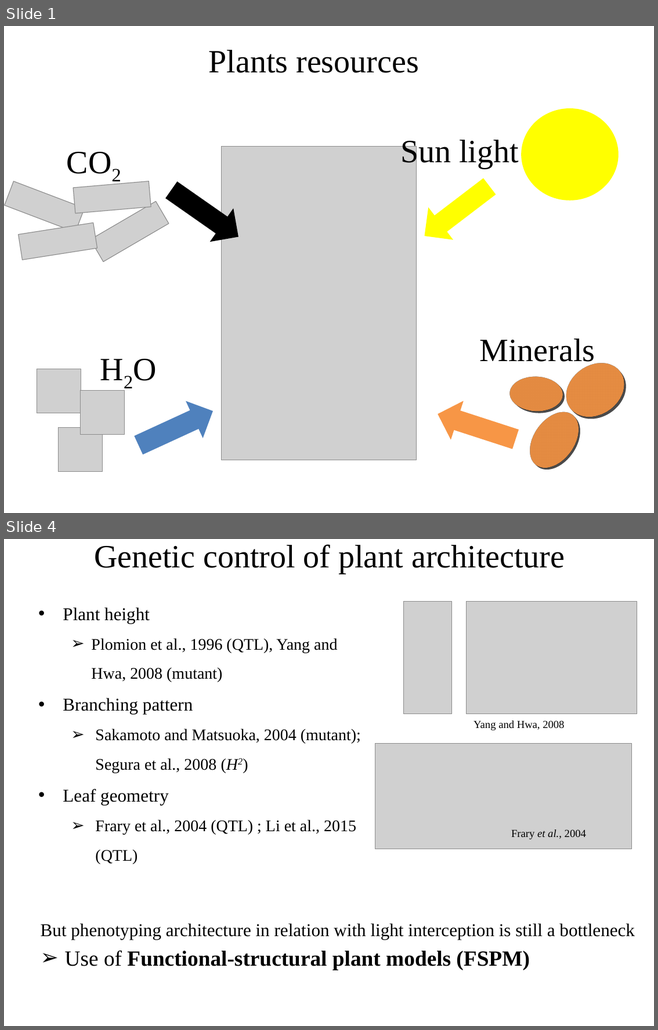
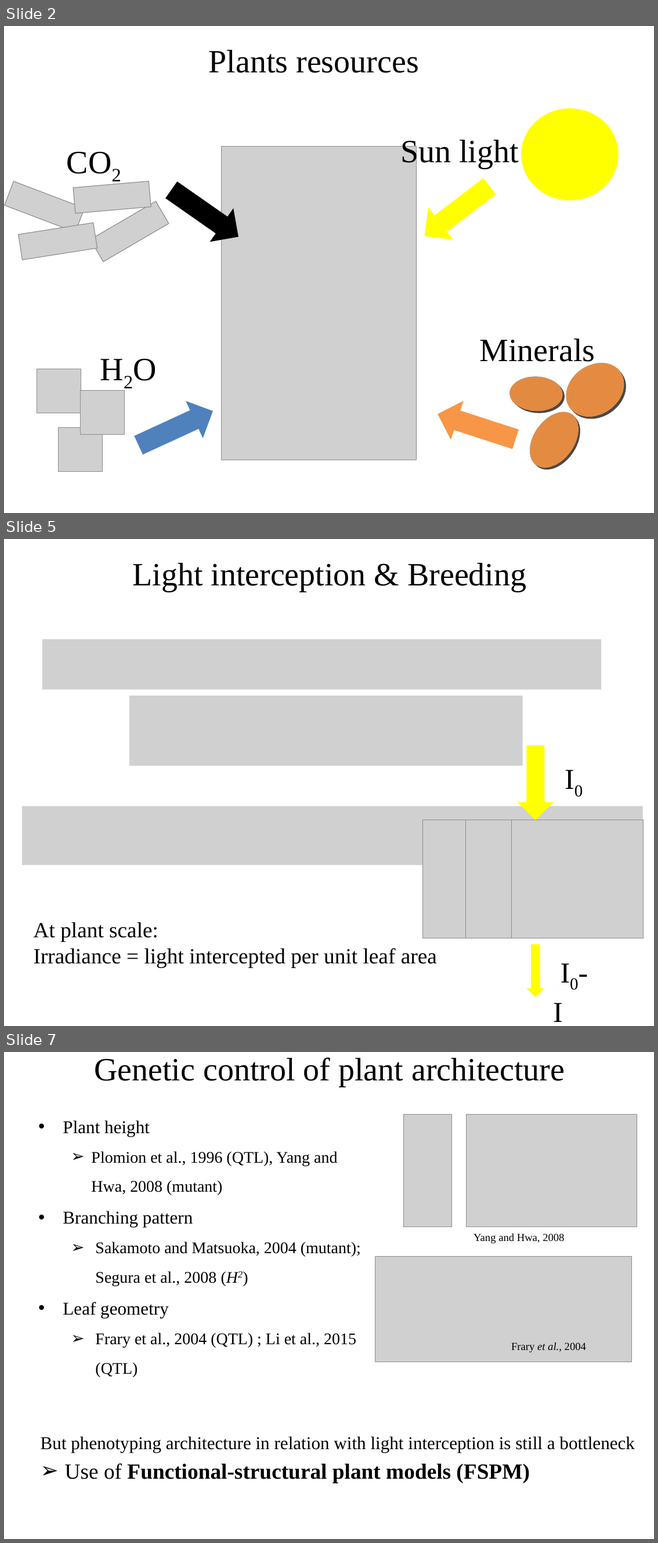
Before and after one commit to openalea-training/supagro_training_2018, a slide deck: TD_1/Intro.pptx. Shown one above the other, each under a label of ours: slides 1 and 4 before the commit, slides 2, 5 and 7 after it; the slides between them are not shown. The pictures are 658x1030 and 658x1543 pixels, drawn with LibreOffice and Linux fonts; fonts in the diff are those of the drawing; grey boxes stand for pictures. Boxes give left, top, right and bottom in pixels: in the first picture for what was removed or moved away, otherwise in the second. Text is boxed around its words. In the diff, an @@ line names an element or a change of style, - is before the commit and + after.

```diff
--- a/TD_1/Intro.pptx
+++ b/TD_1/Intro.pptx
@@ slide 5 added at (x1=4, y1=539, x2=654, y2=1026), background #FFFFFF @@
@@ title added at (x1=132, y1=563, x2=526, y2=591), 36 pt, text #000000 @@
+Light interception & Breeding
@@ picture added at (x1=42, y1=640, x2=601, y2=690) @@
@@ picture added at (x1=129, y1=696, x2=523, y2=766) @@
@@ picture added at (x1=22, y1=806, x2=643, y2=865) @@
@@ text added at (x1=34, y1=922, x2=437, y2=968), 24 pt, text #000000 @@
+At plant scale:
+Irradiance = light intercepted per unit leaf area
@@ group added at (x1=422, y1=745, x2=643, y2=998): 3 pictures, 2 right arrows, 2 texts @@
+I0
+I0-I
@@ what was slide 1 is now slide 2 @@
@@ what was slide 4 is now slide 7 @@
```
Also in this commit, not shown: 3 slides changed, 3 other slides added, 1 slide removed.
